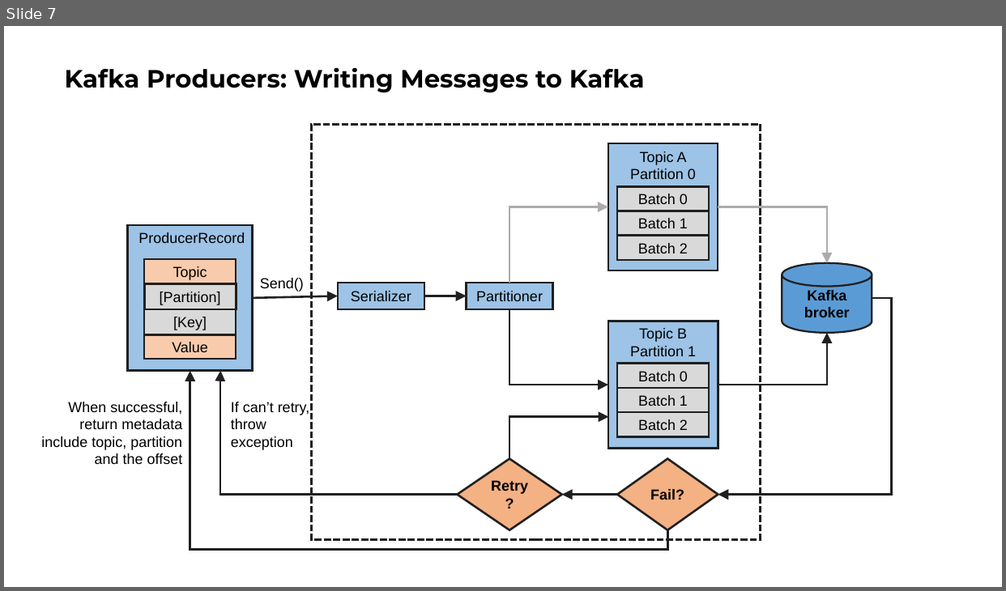
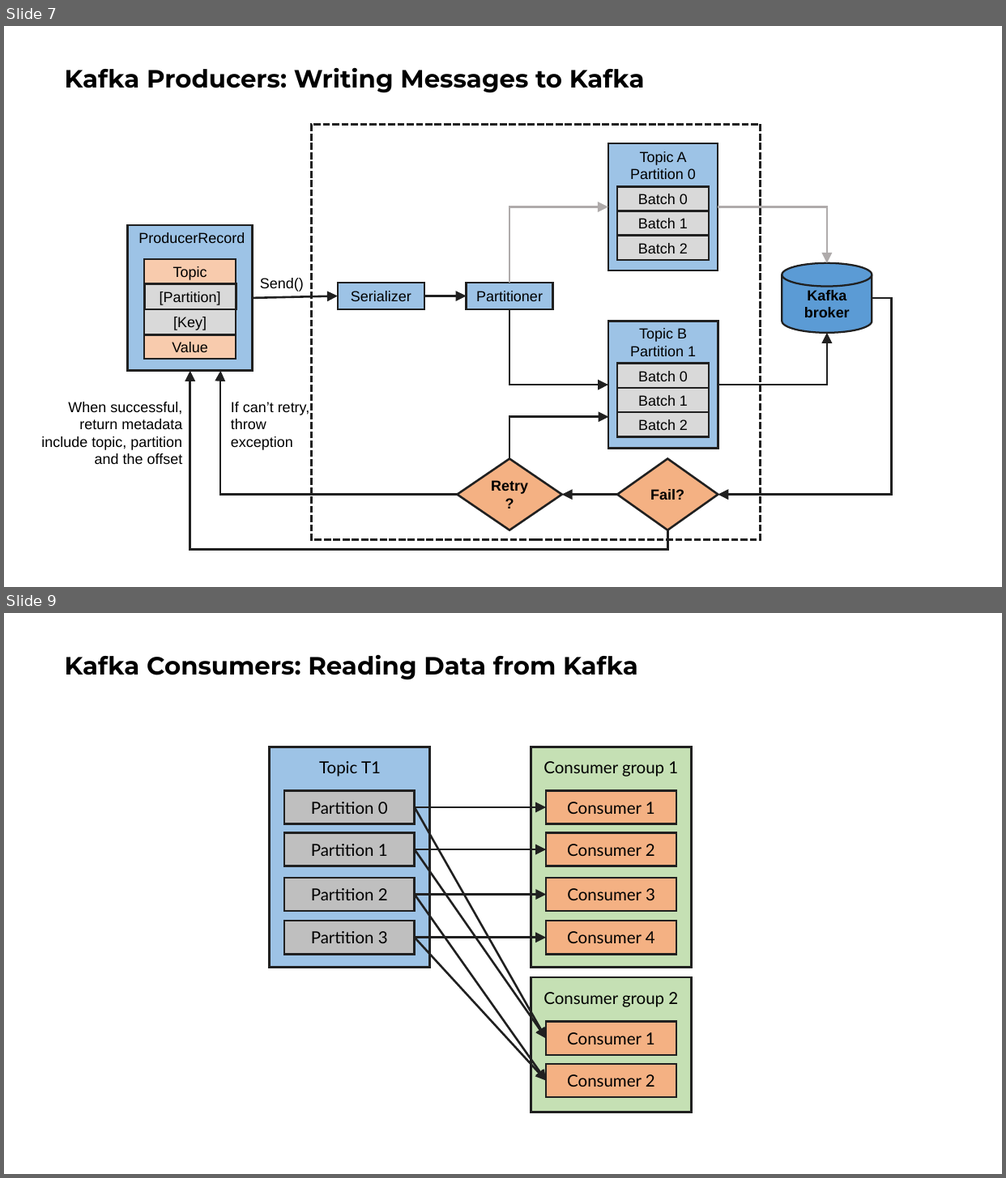
Before and after one commit to ngoctd314/books-note, a slide deck: Kafka Definitive Guide.pptx. Shown one above the other, each under a label of ours: slide 7 before the commit, slides 7 and 9 after it; the slides between them are not shown. The pictures are 1006x591 and 1006x1178 pixels, drawn with LibreOffice and Linux fonts; fonts in the diff are those of the drawing. Boxes give left, top, right and bottom in pixels: in the first picture for what was removed or moved away, otherwise in the second. Text is boxed around its words. In the diff, an @@ line names an element or a change of style, - is before the commit and + after.

```diff
--- a/Kafka Definitive Guide.pptx
+++ b/Kafka Definitive Guide.pptx
@@ slide 9 added at [4,613,1002,1174], background #FFFFFF @@
@@ title added at [65,654,638,680], 24 pt, text #000000, bold @@
+Kafka Consumers: Reading Data from Kafka
@@ rectangle added at [269,747,430,967], fill #9DC3E6, outline #202020 2 pt @@
@@ rectangle added at [531,747,692,967], fill #C5E0B4, outline #202020 2 pt @@
@@ text added at [319,761,381,777], 16 pt, text #000000 @@
+Topic T1
@@ text added at [543,761,678,777], 16 pt, text #000000 @@
+Consumer group 1
@@ rectangle added at [284,790,414,824], fill #BFBFBF, outline #202020 2 pt, 16 pt, text #000000 @@
+Partition 0
@@ rectangle added at [546,790,676,824], fill #F4B183, outline #202020 2 pt, 16 pt, text #000000 @@
+Consumer 1
@@ arrow added from (415, 807) to (546, 807), #202020 2 pt @@
@@ arrow added from (415, 807) to (546, 1039), #202020 2 pt @@
@@ rectangle added at [284,833,414,867], fill #BFBFBF, outline #202020 2 pt, 16 pt, text #000000 @@
+Partition 1
@@ arrow added from (415, 850) to (546, 850), #202020 2 pt @@
@@ arrow added from (415, 850) to (546, 1039), #202020 2 pt @@
@@ rectangle added at [546,833,676,867], fill #F4B183, outline #202020 2 pt, 16 pt, text #000000 @@
+Consumer 2
@@ rectangle added at [284,878,414,912], fill #BFBFBF, outline #202020 2 pt, 16 pt, text #000000 @@
+Partition 2
@@ rectangle added at [546,878,676,912], fill #F4B183, outline #202020 2 pt, 16 pt, text #000000 @@
+Consumer 3
@@ arrow added from (415, 895) to (546, 895), #202020 2 pt @@
@@ arrow added from (415, 895) to (546, 1081), #202020 2 pt @@
@@ rectangle added at [284,921,414,954], fill #BFBFBF, outline #202020 2 pt, 16 pt, text #000000 @@
+Partition 3
@@ rectangle added at [546,921,676,954], fill #F4B183, outline #202020 2 pt, 16 pt, text #000000 @@
+Consumer 4
@@ arrow added from (415, 938) to (546, 938), #202020 2 pt @@
@@ arrow added from (415, 938) to (546, 1081), #202020 2 pt @@
@@ rectangle added at [531,977,692,1112], fill #C5E0B4, outline #202020 2 pt @@
@@ text added at [543,992,678,1007], 16 pt, text #000000 @@
+Consumer group 2
@@ rectangle added at [546,1022,676,1055], fill #F4B183, outline #202020 2 pt, 16 pt, text #000000 @@
+Consumer 1
@@ rectangle added at [546,1064,676,1098], fill #F4B183, outline #202020 2 pt, 16 pt, text #000000 @@
+Consumer 2
```
Also in this commit, not shown: 1 slide changed, 1 other slide added.
